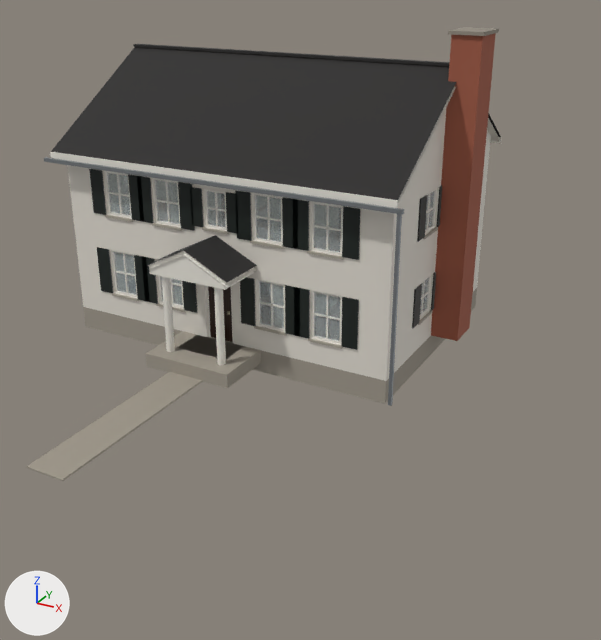
Before and after pictures for a commit that changed the glTF model assets/models/small_buildings/colonial.glb.
Both versions are drawn from a 50 mm lens placed at (13.9, -24.1, 11.7), pointed at (2.9, -4.2, 1.8). Lighting does not change. The marker at lower left points along +X, +Y and +Z. The picture after the commit comes second. Objects named as collision shapes, trigger or cutter boxes, shadow casters or lower levels of detail are left out. Vertices at exactly the same position are counted once.

The scene before the commit, as lines of its bpy script (objects in view):
```python
me_colonial_leaf0 = bpy.data.meshes.new('colonial_LEAF0')
me_colonial_leaf0.from_pydata(...)  # a box spanning x 0.0..0.86, y -0.03..0.03, z 0.0..2.13, material slot 0; a box spanning x 0.72..0.78, y -0.09..-0.01, z 0.95..1.05, material slot 1
me_colonial_leaf0.materials.append(mat_door)
me_colonial_leaf0.materials.append(mat_metal)
me_colonial_lod0 = bpy.data.meshes.new('colonial_LOD0')
me_colonial_lod0.from_pydata(...)  # 3091 vertices, 5795 faces; spans x -6.2..6.7, y -12.0..5.3, z -0.3..9.8
me_colonial_lod0.materials.append(mat_brick)
me_colonial_lod0.materials.append(mat_concrete)
me_colonial_lod0.materials.append(mat_floorwood)
me_colonial_lod0.materials.append(mat_glass)
me_colonial_lod0.materials.append(mat_lamp)
me_colonial_lod0.materials.append(mat_metal)
me_colonial_lod0.materials.append(mat_plaster)
me_colonial_lod0.materials.append(mat_shingle)
me_colonial_lod0.materials.append(mat_shutter)
me_colonial_lod0.materials.append(mat_siding)
me_colonial_lod0.materials.append(mat_soffit)
me_colonial_lod0.materials.append(mat_trim)
me_colonial_lod0.materials.append(mat_wood)
ob_leaf0 = bpy.data.objects.new('LEAF0', me_colonial_leaf0)
ob_leaf0.location = (-0.43, -4.09, 0.45)
ob_lod0 = bpy.data.objects.new('LOD0', me_colonial_lod0)
ob_lod0.location = (0.0, 0.0, 0.0)
```
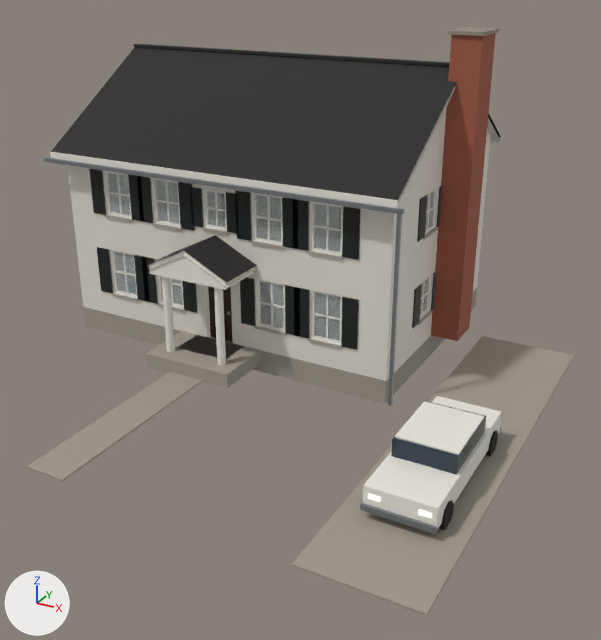
Where the change shows, as pixel boxes (x1, y1, x2, y2) in the pictures (601 x 640 px):
'LOD0', reshaped (15% wider, 30% taller): before (26, 27, 501, 481); after (26, 27, 574, 616)
part 1 of me_colonial_lod0, added: after (292, 336, 574, 616)
part 2 of me_colonial_lod0, added: after (391, 401, 486, 475)
part 3 of me_colonial_lod0, added: after (368, 493, 381, 502)
part 4 of me_colonial_lod0, added: after (418, 509, 432, 518)
part 5 of me_colonial_lod0, added: after (360, 503, 438, 534)
part 6 of me_colonial_lod0, added: after (363, 396, 502, 530)
part 7 of me_colonial_lod0, added: after (395, 401, 484, 455)
part 8 of me_colonial_lod0, added: after (439, 500, 454, 530)
part 9 of me_colonial_lod0, added: after (485, 431, 498, 456)

Edits to the bpy script that builds the scene:
```text
Add mat_rubber:
    mat_rubber = bpy.data.materials.new('rubber')
    # nodes: BsdfPrincipled, Mix, OutputMaterial, VertexColor
    # colours: black #222222, mixed with the vertex colours
Add mat_paint:
    mat_paint = bpy.data.materials.new('paint')
    mat_paint.use_nodes = True; mat_paint.node_tree.nodes.clear()
    _N = mat_paint.node_tree.nodes; _L = mat_paint.node_tree.links
    n0 = _N.new('ShaderNodeBsdfPrincipled'); n0.name = 'Principled BSDF'
    n0.inputs[2].default_value = 0.4  # 'Roughness'
    n1 = _N.new('ShaderNodeOutputMaterial'); n1.name = 'Material Output'
    n2 = _N.new('ShaderNodeVertexColor'); n2.name = 'Color Attribute'
    _L.new(n0.outputs[0], n1.inputs[0])  # 'BSDF' to 'Surface'
    _L.new(n2.outputs[0], n0.inputs[0])  # 'Color' to 'Base Color'
Change me_colonial_lod0:
    used by ob_lod0; location = (0.0, 0.0, 0.0)
    remove me_colonial_lod0.from_pydata(...)  # 3091 vertices, 5795 faces; spans x -6.2..6.7, y -12.0..5.3, z -0.3..9.8
    add me_colonial_lod0.from_pydata(...)  # 3235 vertices, 6035 faces; spans x -6.2..10.0, y -12.0..5.3, z -0.3..9.8
    me_colonial_lod0 part 1: a new loose piece, a box spanning x 7.0..10.0, y -12.0..1.0, z 0.0..0.06, in mat_concrete
    me_colonial_lod0 part 2: a new loose piece, a box spanning x 7.7..9.3, y -8.45..-6.35, z 0.92..1.38, in mat_glassdark
    me_colonial_lod0 part 3: a new loose piece, a box spanning x 7.75..8.05, y -9.86..-9.85, z 0.62..0.75, in mat_lamp
    me_colonial_lod0 part 4: a new loose piece, a box spanning x 8.95..9.25, y -9.86..-9.85, z 0.62..0.75, in mat_lamp
    me_colonial_lod0 part 5: a new loose piece, a box spanning x 7.6..9.4, y -9.93..-9.85, z 0.3..0.45, in mat_metal
    me_colonial_lod0 part 6: a new loose piece, a box spanning x 7.62..9.38, y -9.85..-5.15, z 0.32..0.92, in mat_paint
    me_colonial_lod0 part 7: a new loose piece, a box spanning x 7.72..9.28, y -8.35..-6.45, z 1.38..1.42, in mat_paint
    me_colonial_lod0 part 8: a new loose piece, a 10-sided cylinder along x spanning x 9.21..9.43, y -9.51..-8.89, z 0.0..0.66, in mat_rubber
    me_colonial_lod0 part 9: a new loose piece, a 10-sided cylinder along x spanning x 9.21..9.43, y -6.11..-5.49, z 0.0..0.66, in mat_rubber
    other edits to the shape of me_colonial_lod0 do not show in these pictures
    add me_colonial_lod0.materials.append(mat_glassdark)
    add me_colonial_lod0.materials.append(mat_paint)
    add me_colonial_lod0.materials.append(mat_rubber)
```
